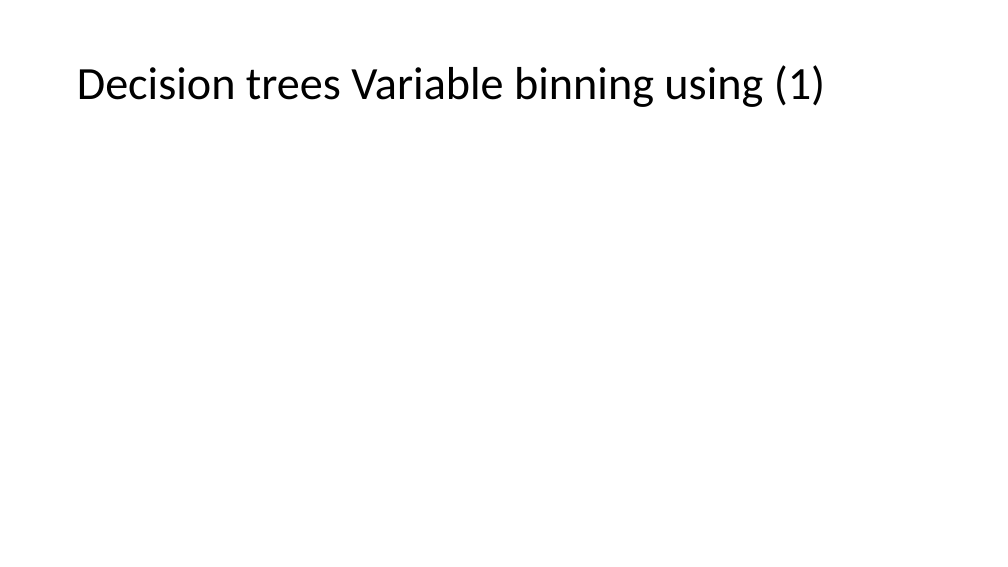
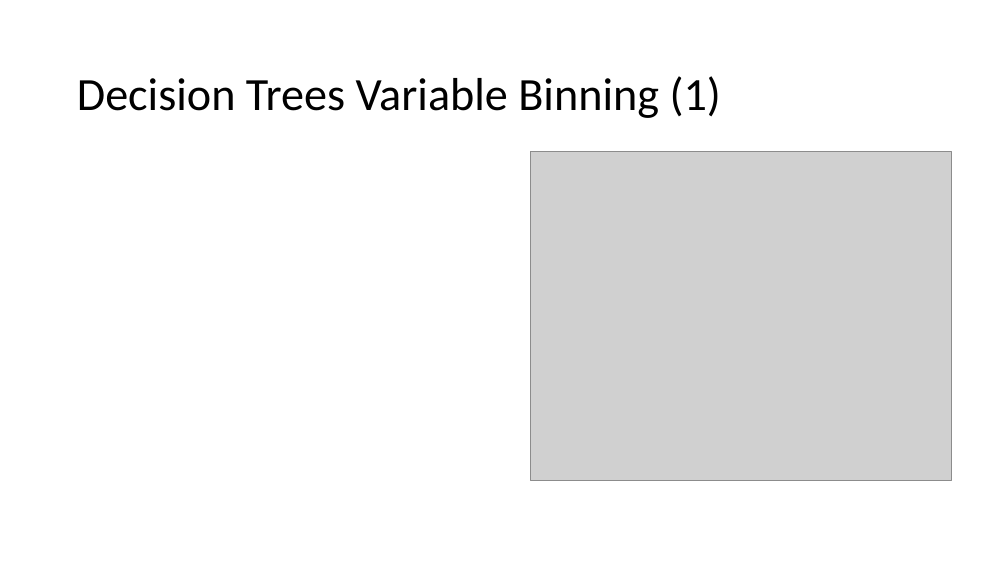
Before and after one commit to oli5679/WeightOfEvidenceDemo, a slide deck: slide 7 of Presentation.pptx. Drawn at 1008x567 pixels with LibreOffice and Linux fonts; fonts in the diff are those of the drawing; grey boxes stand for pictures. Boxes give left, top, right and bottom in pixels: in the first picture for what was removed or moved away, otherwise in the second. Text is boxed around its words. In the diff, an @@ line names an element or a change of style, - is before the commit and + after.

```diff
--- a/Presentation.pptx
+++ b/Presentation.pptx
@@ title at box(77, 76, 721, 118): text changed @@
-Decision trees Variable binning using (1)
+Decision Trees Variable Binning (1)
@@ picture added at box(530, 152, 951, 481) @@
```
Also in this commit, not shown: 4 other slides changed.
